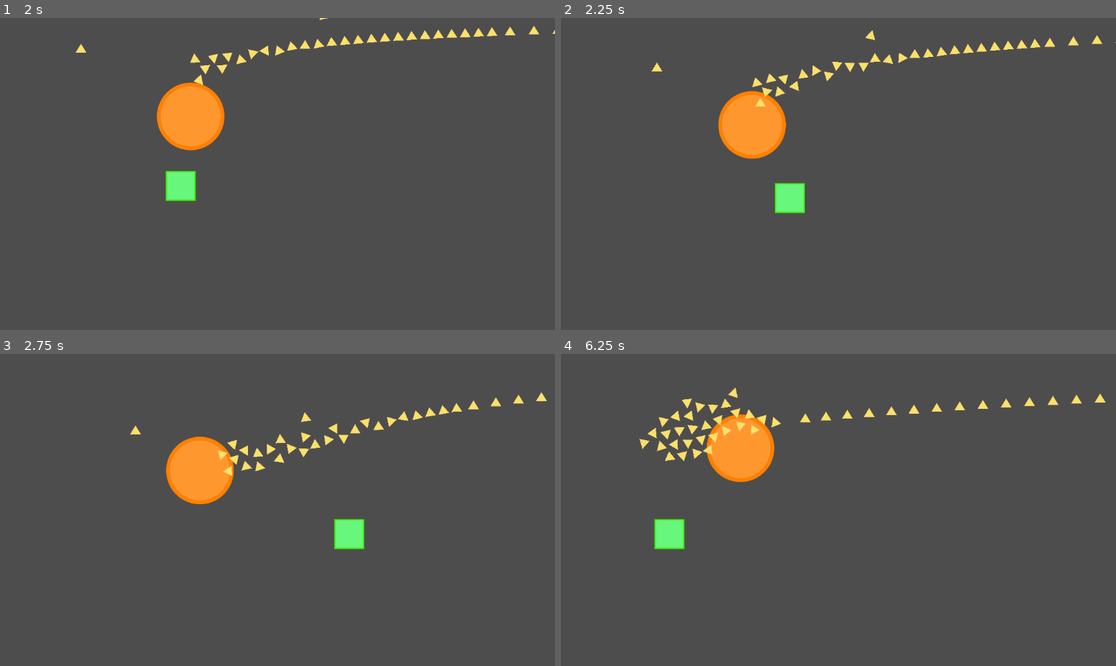
Above: before the commit, frames 1-4 (two rows, left to right).
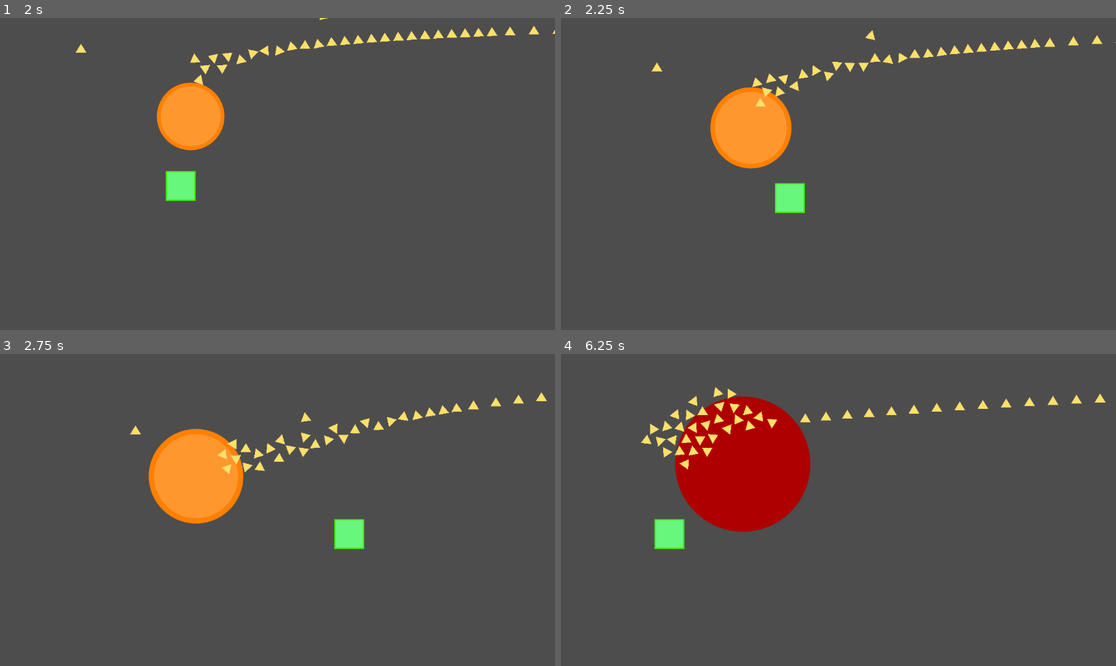
Above: after the commit, the same moments.

Repository: aapolipponen/daydream-game-jam
Game: Godot game, scene res://game/game.tscn
Same seed, same stepped clock (60 frames per second), same inputs: the game is played once before the commit and once after it. This scene is started directly instead of the project's main scene.
Inputs (mouse positions are in pixels of both pictures, inside the frame that each line leads up to):
- Up to frame 1 (2 s): move the mouse to (399, 158) at 0.52 s; hold D (right) 0.53-1.28 s; click (399, 158) at 0.67 s; move the mouse to (166, 189) at 1.27 s; hold S (down) from 1.28 s (still down)
- Up to frame 2 (2.25 s): move the mouse to (894, 105) at 2.02 s; release S (down) at 2.03 s; hold D (right) from 2.03 s (still down)
- Up to frame 3 (2.75 s): keep holding D (right)
- Up to frame 4 (6.25 s): move the mouse to (810, 572) at 2.77 s; release D (right) at 2.78 s; hold W (up) 2.78-3.53 s; click (810, 572) at 2.92 s; move the mouse to (1005, 556) at 3.52 s; hold A (left) 3.53-5.03 s; move the mouse to (672, 463) at 4.27 s; move the mouse to (866, 510) at 5.02 s; hold S (down) 5.03-5.78 s; click (866, 510) at 5.17 s; move the mouse to (755, 432) at 5.77 s; hold D (right) from 5.78 s (still down)

Frame 1 is identical in both runs. In frame 2, 1.4% of the frame differs, in the area x 26-42%, y 22-49%; in frame 3, 2.7%; in frame 4, 8.7%, in the area x 14-45%, y 10-58%.

Commit message:
Triangle collision fix

Diff:
--- a/Triangle/triangle.gd
+++ b/Triangle/triangle.gd
@@ -1,6 +1,11 @@
 extends RigidBody2D
 
 var is_shot: bool = false
+
+# Enable contact monitoring so that `body_entered` signal is emitted.
+func _ready() -> void:
+	contact_monitor = true
+	max_contacts_reported = 10  # any positive value enables the signal
 
 func shoot(direction: Vector2, force: float, lifetime: float) -> void:
 	if is_shot:
@@ -13,5 +18,6 @@
 	timer.timeout.connect(queue_free)
 
 func _on_body_entered(body: Node) -> void:
-	print("Collided")
-	body.onHit()
+	if body.has_method("onHit"):
+		body.onHit()
+		print("Collided")
--- a/game/game.tscn
+++ b/game/game.tscn
@@ -9,3 +9,5 @@
 
 [node name="explodingEnemy" parent="." instance=ExtResource("2_h7iqs")]
 position = Vector2(472, 254)
+whenExplodes = 1.0
+sizeIncreaseOnHit = 0.1
